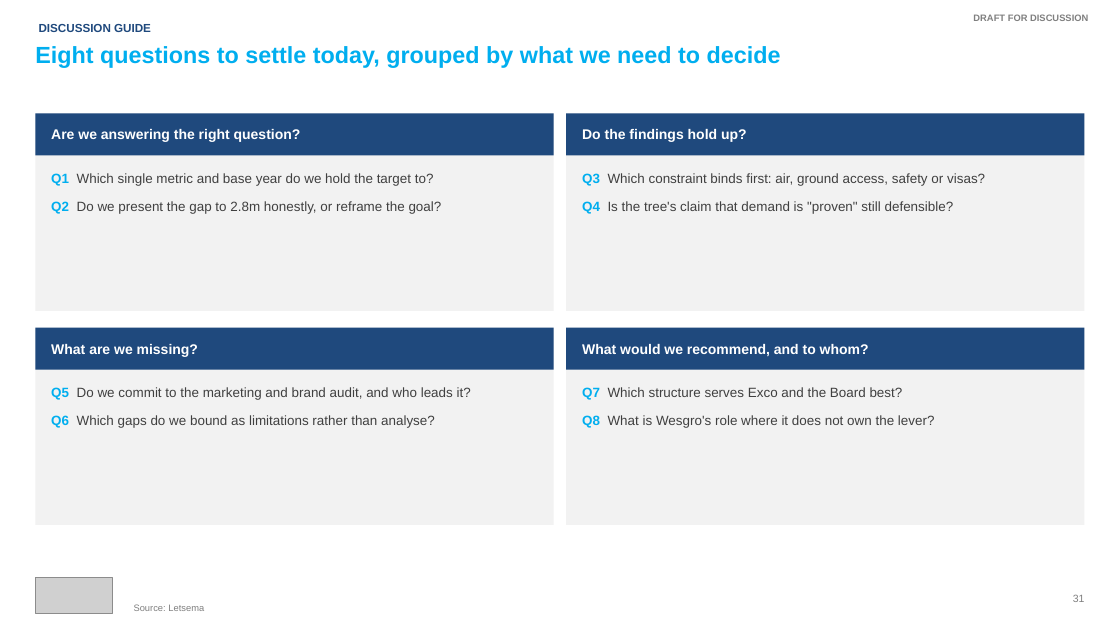
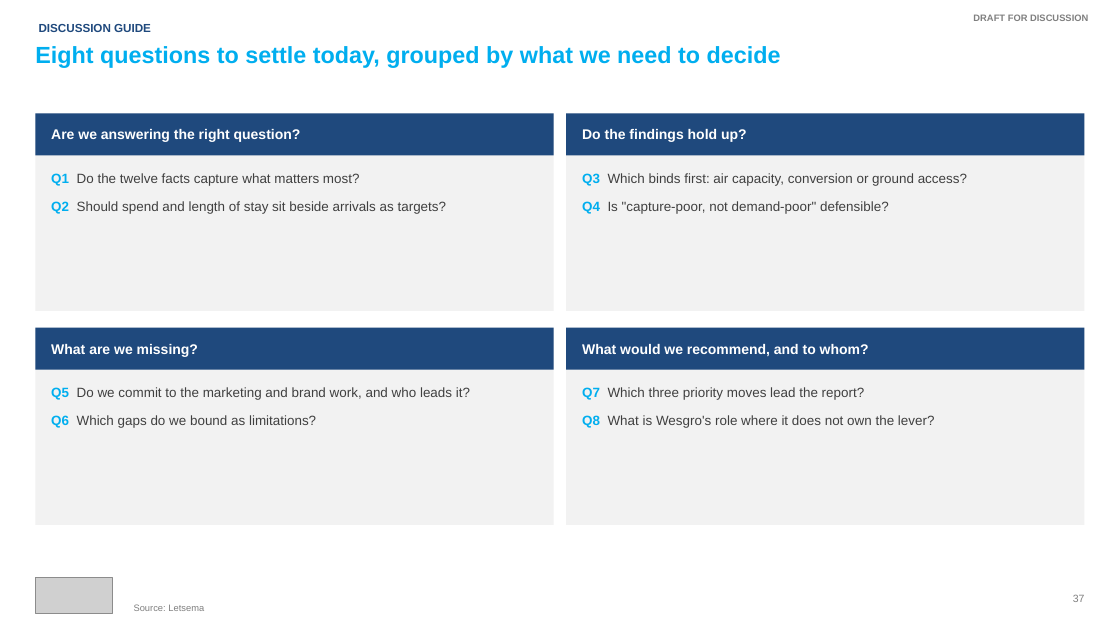
Before and after one commit to Adamastor-ZA/Letsema, a slide deck: slide 37 of deliverables/Wesgro_Unlocking_Tourism_Summary_of_Findings_DRAFT_Oct2026.pptx (slide 31 before the commit). Drawn at 1120x630 pixels with LibreOffice and Linux fonts; fonts in the diff are those of the drawing; grey boxes stand for pictures. Boxes give left, top, right and bottom in pixels: in the first picture for what was removed or moved away, otherwise in the second. Text is boxed around its words. In the diff, an @@ line names an element or a change of style, - is before the commit and + after.

```diff
--- a/deliverables/Wesgro_Unlocking_Tourism_Summary_of_Findings_DRAFT_Oct2026.pptx
+++ b/deliverables/Wesgro_Unlocking_Tourism_Summary_of_Findings_DRAFT_Oct2026.pptx
@@ text at [51, 173, 447, 214]: text changed @@
-Q1 Which single metric and base year do we hold the target to?
-Q2 Do we present the gap to 2.8m honestly, or reframe the goal?
+Q1 Do the twelve facts capture what matters most?
+Q2 Should spend and length of stay sit beside arrivals as targets?
@@ text at [582, 173, 967, 214]: text changed @@
-Q3 Which constraint binds first: air, ground access, safety or visas?
-Q4 Is the tree's claim that demand is "proven" still defensible?
+Q3 Which binds first: air capacity, conversion or ground access?
+Q4 Is "capture-poor, not demand-poor" defensible?
@@ text at [51, 387, 470, 428]: text changed @@
-Q5 Do we commit to the marketing and brand audit, and who leads it?
-Q6 Which gaps do we bound as limitations rather than analyse?
+Q5 Do we commit to the marketing and brand work, and who leads it?
+Q6 Which gaps do we bound as limitations?
@@ text at [582, 387, 865, 400]: text changed @@
-Q7 Which structure serves Exco and the Board best?
+Q7 Which three priority moves lead the report?
@@ text at [1073, 595, 1085, 602]: text changed @@
-31
+37
```
Also in this commit, not shown: 29 other slides changed, 12 slides added, 5 slides removed.
